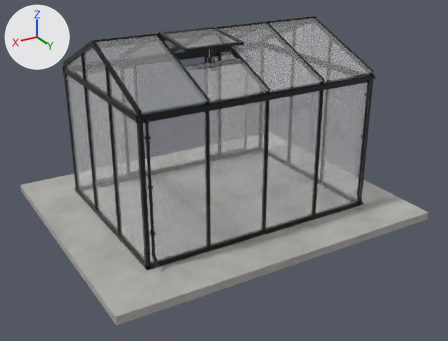
Before and after pictures for a commit that changed the glTF model models/scandiglas/sg-rect-7-9-10-2.glb.
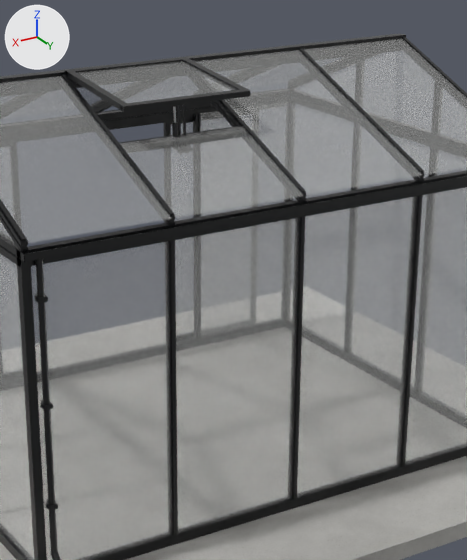
There are two pictures of each version: one whole from a 50 mm lens placed at (3.87, 8.52, 3.73), pointed at (0.03, 2.12, 0.53), one close up on the part from 29% to 77% of the width and 0% to 76% of the height. Every picture has the same lights, and +X, +Y and +Z are marked at upper left. The last two pictures show the newer version. Vertices at exactly the same position are counted once.

Script lines for the objects in view, before the commit:
```python
me_scandiglas = bpy.data.meshes.new('scandiglas')
me_scandiglas.from_pydata(...)  # 4905 vertices, 9319 faces; spans x -2.19..2.19, y 0.0..3.64, z -0.1..2.35
# faces by material slot: [56, 7691, 320, 856, 396]
me_scandiglas.materials.append(mat_concrete)  # picture img_concrete
me_scandiglas.materials.append(mat_powder)
me_scandiglas.materials.append(mat_steel)  # light grey #ceced0
me_scandiglas.materials.append(mat_glass)  # white #fdfefd
me_scandiglas.materials.append(mat_glass_roof)  # white #f3f5f3
ob_scandiglas_rect_7_9_10_2 = bpy.data.objects.new('scandiglas-rect-7-9-10-2', me_scandiglas)
ob_scandiglas_rect_7_9_10_2.location = (0.0, 0.0, 0.0)
```
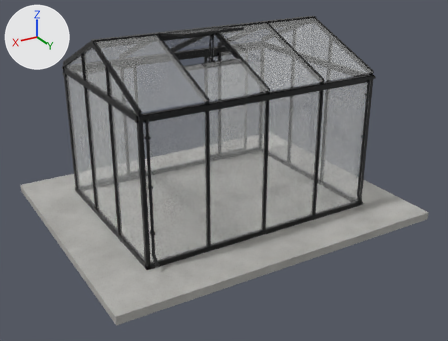
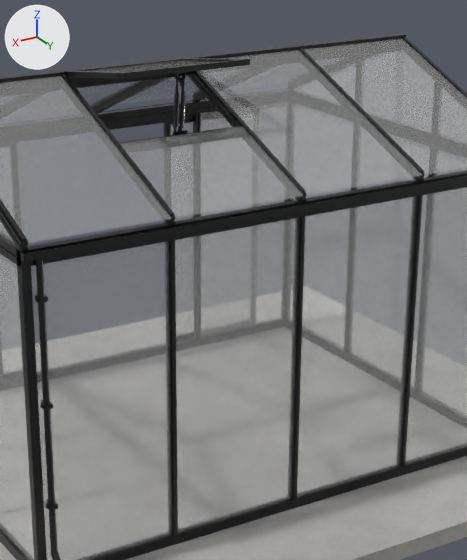
What the commit changed:
me_scandiglas is used by ob_scandiglas_rect_7_9_10_2; location (0.0, 0.0, 0.0).
me_scandiglas had 4905 vertices, 9319 faces and spanned x -2.19..2.19, y 0.0..3.64, z -0.1..2.35.
me_scandiglas now has 12700 vertices, 24938 faces and spans x -2.19..2.19, y 0.0..3.64, z -0.1..2.44.
me_scandiglas part 1: the loose piece of 131 vertices spanning x 0.41..0.44, y 2.44..2.48, z 2.0..2.22 is turned -9.2 degrees about the x axis through its middle and scaled by 1.32, then moved by (-0.04, -0.05, 0.13).
me_scandiglas part 2: the loose piece of 48 vertices spanning x 0.01..0.76, y 2.49..2.53, z 2.25..2.28 is moved by (0.0, 0.0, 0.16).
me_scandiglas part 3: the loose piece of 48 vertices spanning x 0.01..0.05, y 1.86..2.51, z 2.25..2.34 is copied, and the copy is turned 14.5 degrees about the x axis through its middle and scaled by 0.992, then moved by (0.0, 0.0, 0.08); it spans x 0.01..0.05, y 1.86..2.5, z 2.31..2.44.
me_scandiglas part 4: the loose piece of 48 vertices spanning x 0.72..0.76, y 1.86..2.51, z 2.25..2.34 is copied, and the copy is turned 14.5 degrees about the x axis through its middle and scaled by 0.992, then moved by (0.0, 0.0, 0.08); it spans x 0.72..0.76, y 1.86..2.5, z 2.31..2.44.
me_scandiglas part 5: the loose piece of 24 vertices spanning x 0.34..0.43, y 2.44..2.5, z 1.99..2.01 is scaled about its middle by (0.889, -0.546, 3.11), then moved by (0.0, -0.04, 0.05).
me_scandiglas part 6: the loose piece of 24 vertices spanning x 0.37, y 2.44..2.47, z 1.97..2.22 is turned -9.2 degrees about the x axis through its middle and scaled by 1.24, then moved by (0.0, -0.03, 0.12).
me_scandiglas part 7: the loose piece of 24 vertices spanning x 0.4..0.41, y 2.44..2.47, z 1.97..2.22 is turned -9.2 degrees about the x axis through its middle and scaled by 1.24, then moved by (0.0, -0.03, 0.12).
me_scandiglas part 8: the loose piece of 24 vertices spanning x 0.37, y 2.44..2.47, z 1.97..2.22 is copied, and the copy is turned -9.2 degrees about the x axis through its middle and scaled by 1.04, then moved by (0.02, 0.0, 0.12); it spans x 0.38..0.39, y 2.43..2.48, z 2.09..2.35.
me_scandiglas part 9: the loose piece of 24 vertices spanning x 0.05..0.72, y 1.88..2.49, z 2.26..2.33 is multiplied about its middle by the matrix ((0.0, -0.006, -0.054), (0.054, -0.006, 0.001), (-0.006, -0.053, 0.006)), then moved by (0.0, 0.25, -0.21), in mat_powder.
me_scandiglas part 10: a new loose piece of 7401 vertices spanning x 0.38..0.4, y 2.46..2.5, z 2.11..2.3.
me_scandiglas part 11: 18 vertices moved within x 0.01..0.76, y 1.86..1.87, z 2.31..2.34; 114 vertices removed from x 0.01..0.76, y 1.84..2.51, z 2.25..2.35; 42 vertices added at x 0.01..0.76, y 1.84..2.48, z 2.31..2.42.
Other edits to the shape of me_scandiglas do not show in these pictures.

Boxes [x1, y1, x2, y2] around the edits, measured in the close-ups (467 x 560 px; the box of a moved part takes in the faces that stretch with it):
part 1 of me_scandiglas, moved or reshaped
    before: [172, 107, 178, 137]
    after: [173, 92, 180, 128]
part 2 of me_scandiglas, moved or reshaped
    before: [120, 89, 250, 112]
    after: [118, 59, 250, 79]
part 3 of me_scandiglas, added
    after: [183, 58, 240, 61]
part 4 of me_scandiglas, added
    after: [66, 71, 123, 79]
part 5 of me_scandiglas, moved or reshaped (not visible before)
    after: [173, 130, 188, 135]
part 6 of me_scandiglas, moved or reshaped
    before: [182, 105, 186, 135]
    after: [180, 77, 185, 125]
part 7 of me_scandiglas, moved or reshaped
    before: [177, 106, 181, 136]
    after: [174, 79, 179, 132]
part 8 of me_scandiglas, added
    after: [180, 83, 184, 131]
part 9 of me_scandiglas, moved or reshaped
    before: [78, 61, 236, 103]
    after: [177, 125, 181, 131]
part 10 of me_scandiglas, added
    after: [181, 93, 187, 127]
part 11 of me_scandiglas, reshaped
    before: [64, 57, 246, 111]
    after: [64, 58, 222, 76]
